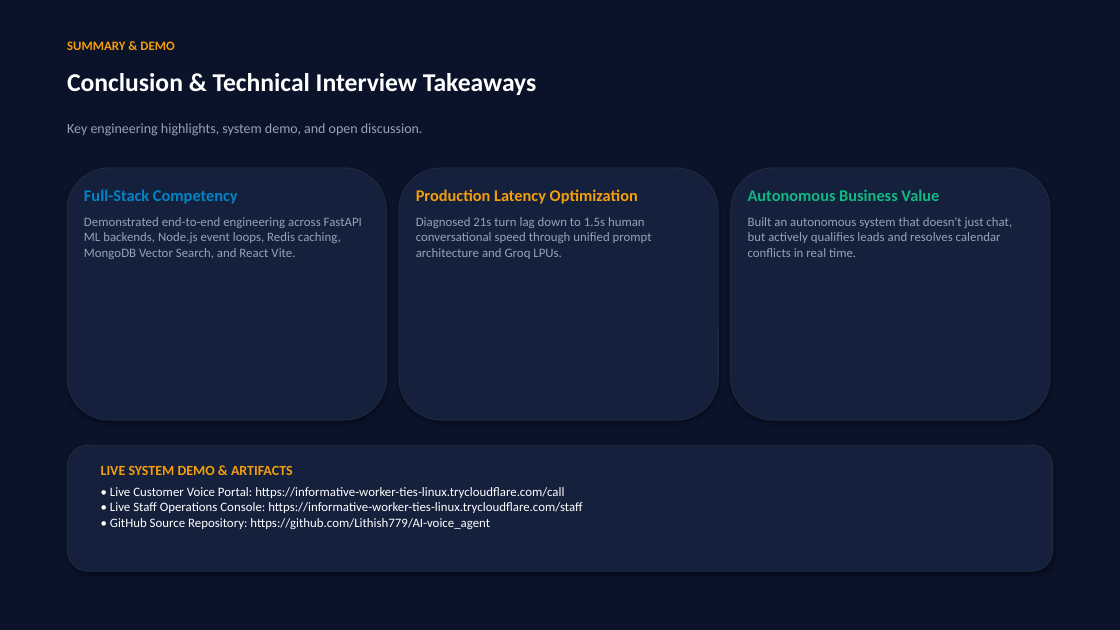
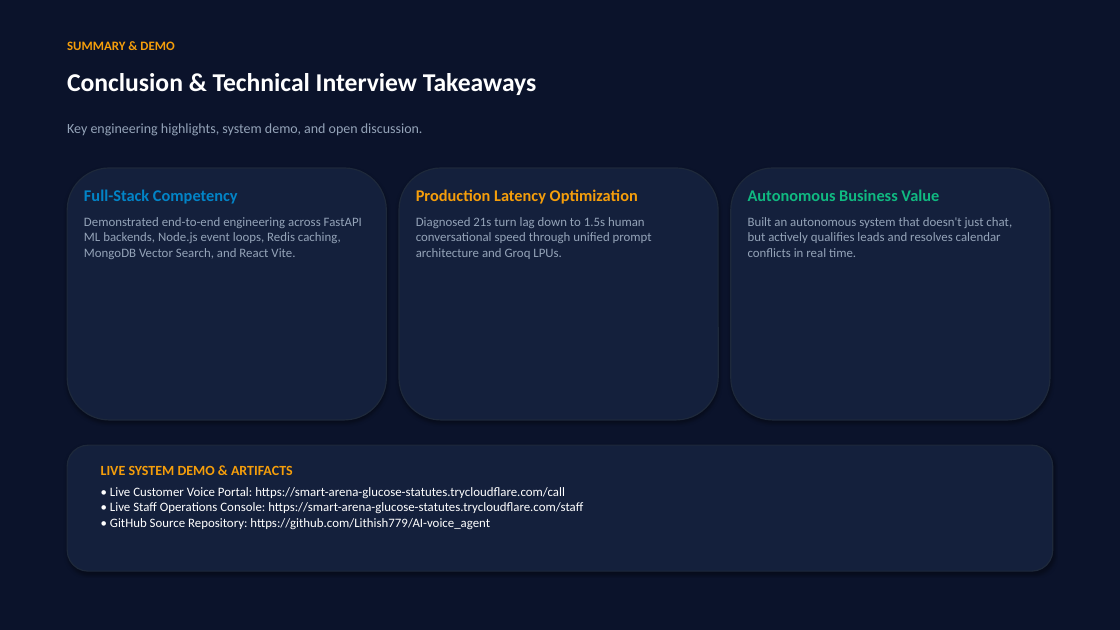
Before and after one commit to Lithish779/AI-voice_agent, a slide deck: slide 10 of Acme_Solar_Voice_Agent_Presentation.pptx. Drawn at 1120x630 pixels with LibreOffice and Linux fonts; fonts in the diff are those of the drawing. Boxes give left, top, right and bottom in pixels: in the first picture for what was removed or moved away, otherwise in the second. Text is boxed around its words. In the diff, an @@ line names an element or a change of style, - is before the commit and + after.

Commit message:
chore: update presentation links to fresh Cloudflare tunnel

```diff
--- a/Acme_Solar_Voice_Agent_Presentation.pptx
+++ b/Acme_Solar_Voice_Agent_Presentation.pptx
@@ text at (110, 487, 583, 529): text changed @@
-• Live Customer Voice Portal: https://informative-worker-ties-linux.trycloudflare.com/call
-• Live Staff Operations Console: https://informative-worker-ties-linux.trycloudflare.com/staff
-• GitHub Source Repository: https://github.com/Lithish779/AI-voice_agent
+• Live Customer Voice Portal: https://smart-arena-glucose-statutes.trycloudflare.com/call
+• Live Staff Operations Console: https://smart-arena-glucose-statutes.trycloudflare.com/staff
+• GitHub Source Repository: https://github.com/Lithish779/AI-voice_agent
```
Also in this commit, not shown: 1 other file.
